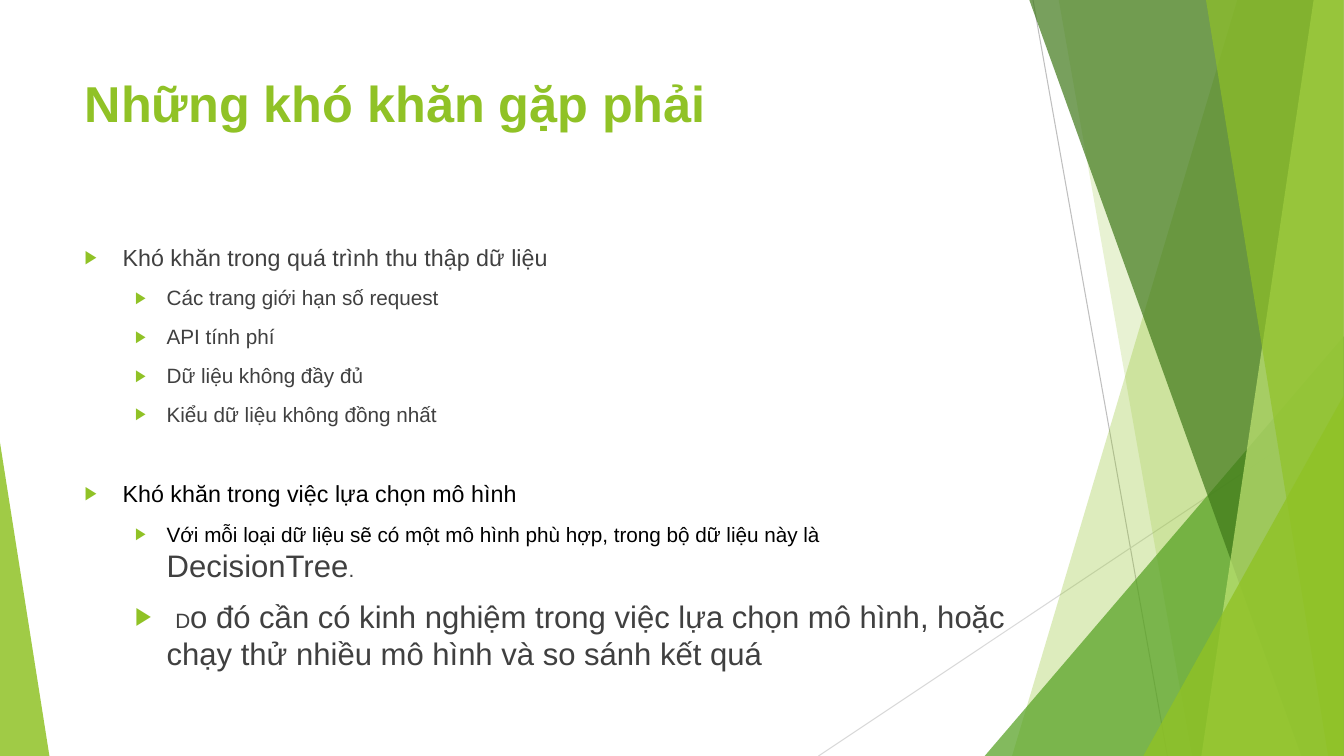
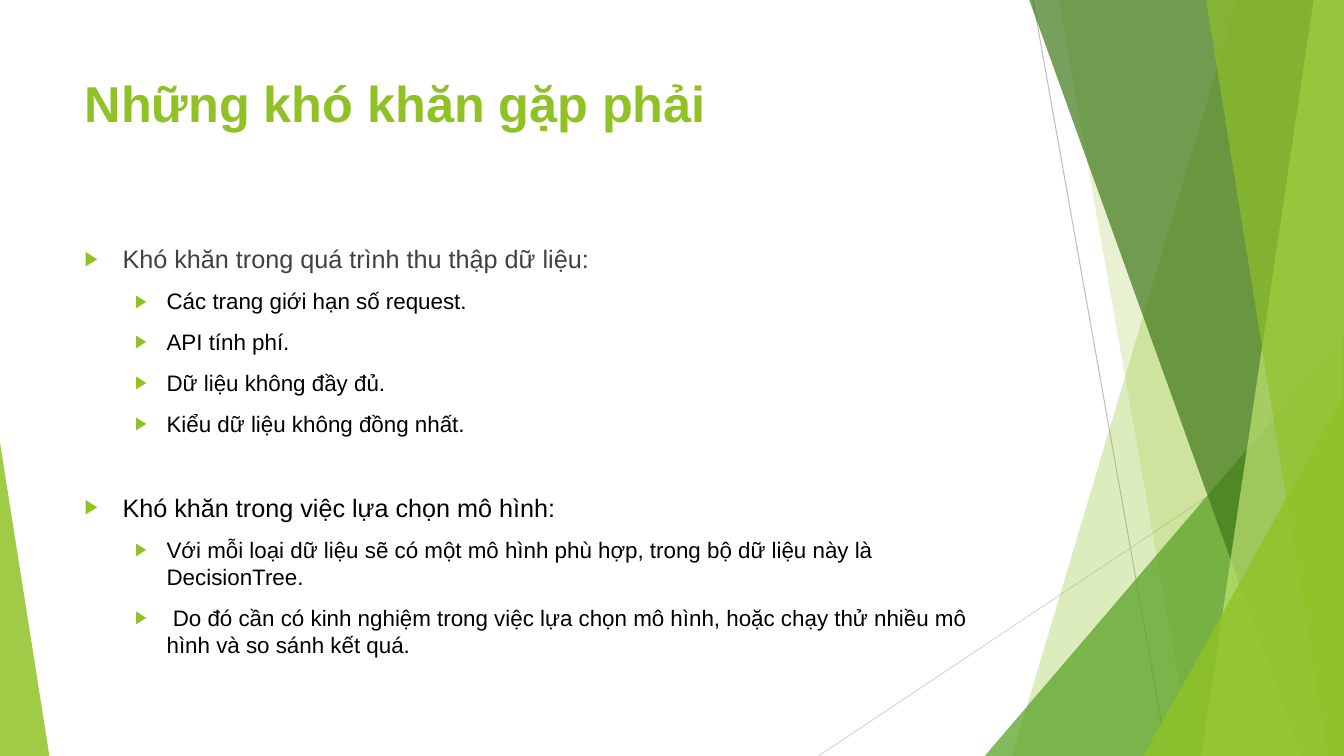
Before and after one commit to JustKidding2K/Data-science-Final-project, a slide deck: slide 22 of Slide.pptx. Drawn at 1344x756 pixels with LibreOffice and Linux fonts; fonts in the diff are those of the drawing. Boxes give left, top, right and bottom in pixels: in the first picture for what was removed or moved away, otherwise in the second. Text is boxed around its words. In the diff, an @@ line names an element or a change of style, - is before the commit and + after.

```diff
--- a/Slide.pptx
+++ b/Slide.pptx
@@ text at [123, 249, 589, 522]: text changed; size 14.8 to 16 pt; text colour #404040 to #000000 @@
-▶ Khó khăn trong quá trình thu thập dữ liệu
-  ▶ Các trang giới hạn số request
-  ▶ API tính phí
-  ▶ Dữ liệu không đầy đủ
-  ▶ Kiểu dữ liệu không đồng nhất
-▶ Khó khăn trong việc lựa chọn mô hình
+▶ Khó khăn trong quá trình thu thập dữ liệu:
+  ▶ Các trang giới hạn số request.
+  ▶ API tính phí.
+  ▶ Dữ liệu không đầy đủ.
+  ▶ Kiểu dữ liệu không đồng nhất.
+▶ Khó khăn trong việc lựa chọn mô hình:
@@ text at [167, 540, 872, 586]: size 14.8 to 16 pt in "Với mỗi loại dữ liệu sẽ có ..."; size 22.2 to 16 pt, text colour #404040 to #000000 in "DecisionTree." @@
@@ text at [167, 608, 966, 658]: text changed; size 22.2 to 16 pt; text colour #404040 to #000000 @@
-  ▶ Do đó cần có kinh nghiệm trong việc lựa chọn mô hình, hoặc chạy thử nhiều mô hình và so sánh kết quá
+  ▶ Do đó cần có kinh nghiệm trong việc lựa chọn mô hình, hoặc chạy thử nhiều mô hình và so sánh kết quá.
```
Also in this commit, not shown: 15 other slides changed, 1 other file.
